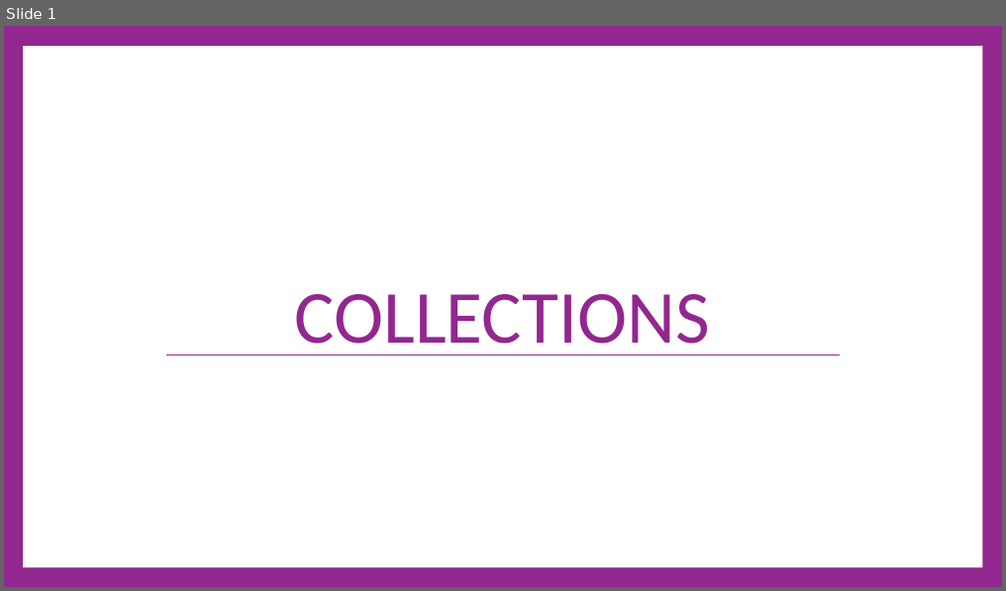
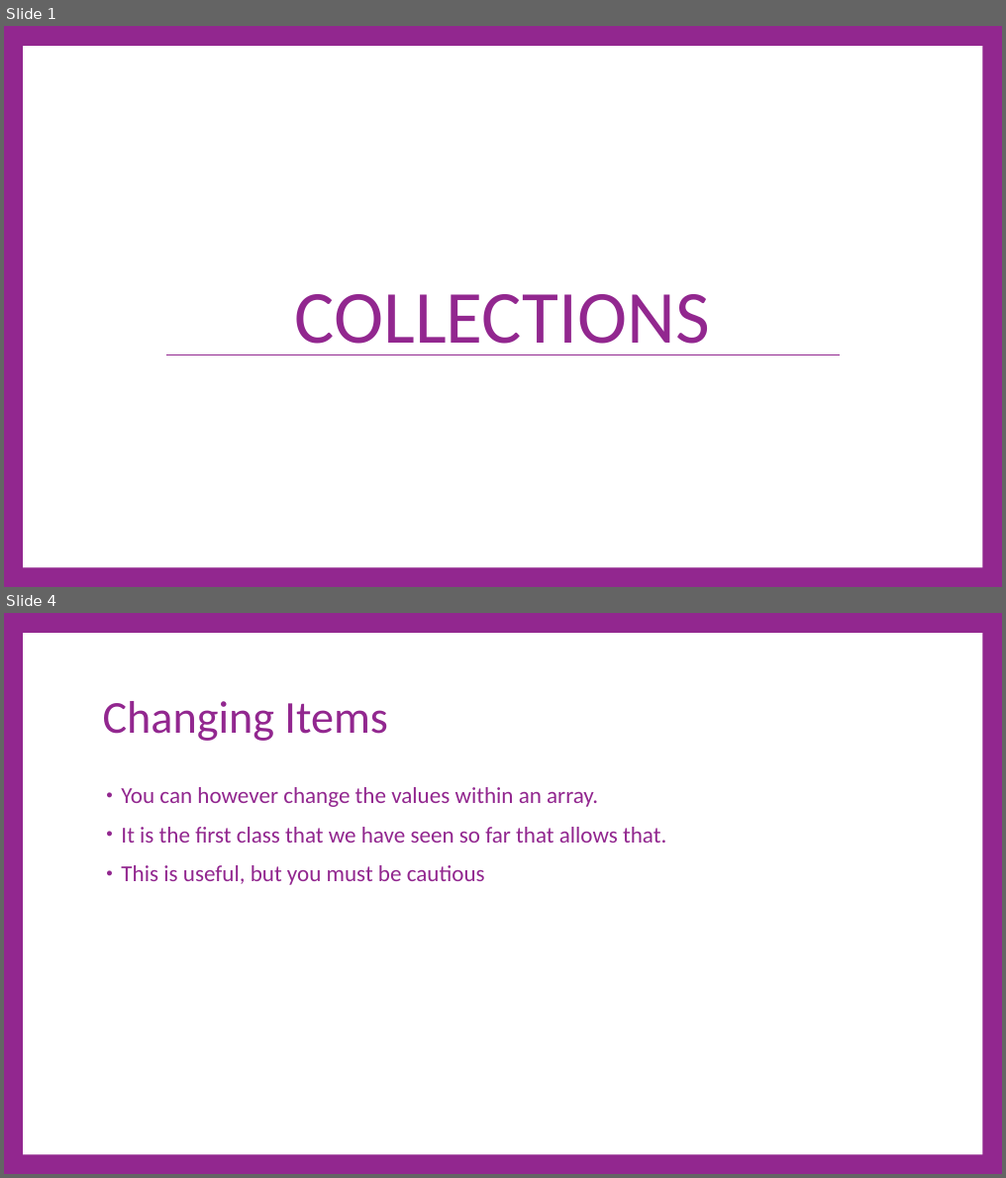
Before and after one commit to cdiggins/cs321, a slide deck: class-notes/cs321-winter-2023-lecture-5-collections.pptx. Shown one above the other, each under a label of ours: slide 1 before the commit, slides 1 and 4 after it; the slides between them are not shown. The pictures are 1006x591 and 1006x1178 pixels, drawn with LibreOffice and Linux fonts; fonts in the diff are those of the drawing. Boxes give left, top, right and bottom in pixels: in the first picture for what was removed or moved away, otherwise in the second. Text is boxed around its words. In the diff, an @@ line names an element or a change of style, - is before the commit and + after.

```diff
--- a/class-notes/cs321-winter-2023-lecture-5-collections.pptx
+++ b/class-notes/cs321-winter-2023-lecture-5-collections.pptx
@@ slide 4 added at [4,613,1002,1174], background #92278F; not listed: 1 template element that a slide beside it also shows @@
@@ title added at [103,701,387,741], 66 pt, text #92278F @@
+Changing Items
@@ text added at [121,787,666,885], 33 pt, text #92278F @@
+• You can however change the values within an array.
+• It is the first class that we have seen so far that allows that.
+• This is useful, but you must be cautious
```
Also in this commit, not shown: 31 other slides added, 7 other files.
